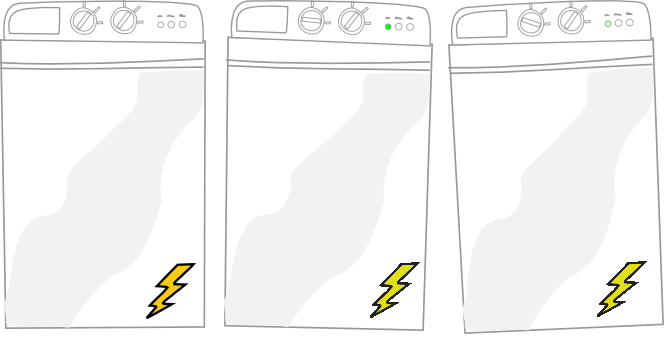
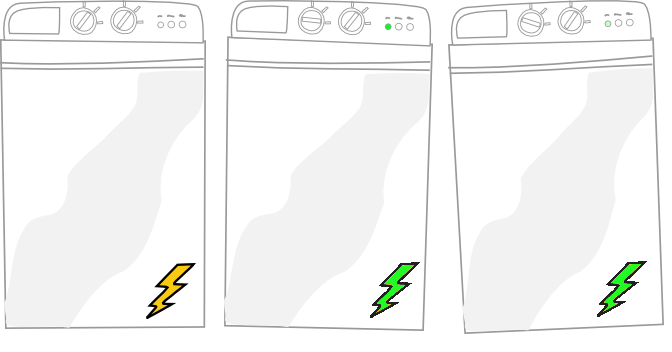
Comparing the layer stacks of the two 672x352 images. Changes:
painted on "lavadora.png" over [378, 264, 641, 311]
